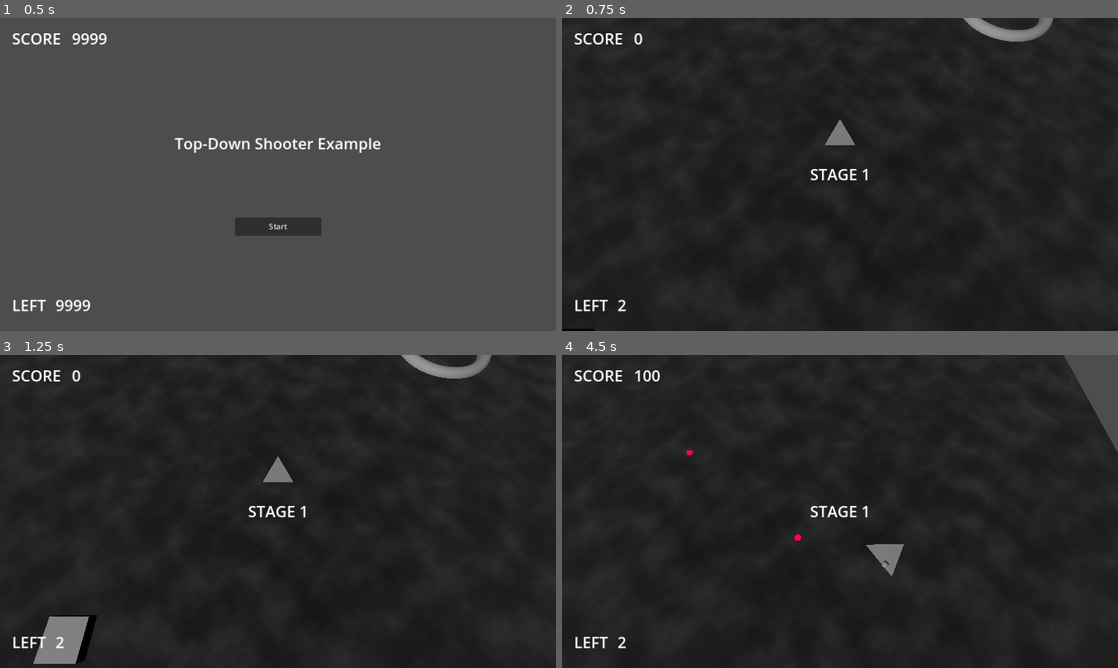
Above: before the commit, frames 1-4 (two rows, left to right).
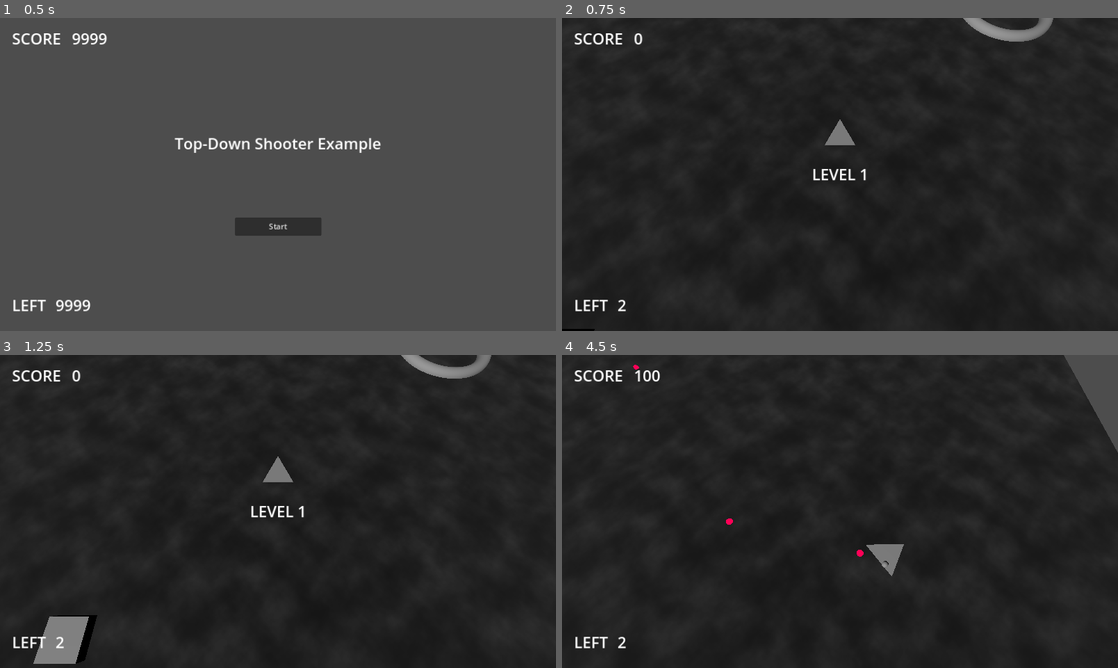
Above: after the commit, the same moments.

Repository: korinVR/TopDownShooterExample
Game: Godot game, scene res://main.tscn
Same seed, same stepped clock (60 frames per second), same inputs: the game is played once before the commit and once after it.
Inputs:
- Up to frame 1 (0.5 s): no input
- Up to frame 2 (0.75 s): click "Start" at 0.5 s
- Up to frame 3 (1.25 s): no input
- Up to frame 4 (4.5 s): hold Right (ui_right) 1.28-2.03 s; tap Space (Fire) every 0.75 s from 1.35 to 4.35 s; hold Down (ui_down) 2.03-2.78 s; hold Right (ui_right) 2.78-3.53 s; hold Up (ui_up) 3.53-4.28 s; hold Left (ui_left) from 4.28 s (still down)

Frame 1 is identical in both runs. In frame 2, 0.2% of the frame differs, in the area x 44-55%, y 48-52%; in frame 3, 0.2%; in frame 4, 0.3%, in the area x 12-55%, y 3-65%.

Commit message:
Add level 2 and refactoring

Diff:
--- a/levels/level_1.tscn
+++ b/levels/level_1.tscn
@@ -5,18 +5,18 @@
 [ext_resource type="PackedScene" uid="uid://dbajpjqyku81r" path="res://enemy_ship/enemy_ship.tscn" id="3_fkps6"]
 [ext_resource type="PackedScene" uid="uid://dghb80wur7csu" path="res://field_collision.tscn" id="4_mfnw1"]
 
-[sub_resource type="StandardMaterial3D" id="StandardMaterial3D_lfepa"]
+[sub_resource type="StandardMaterial3D" id="StandardMaterial3D_oh80m"]
 albedo_texture = ExtResource("1_4sst7")
 uv1_scale = Vector3(5, 5, 5)
 
-[sub_resource type="PlaneMesh" id="PlaneMesh_rf5vb"]
-material = SubResource("StandardMaterial3D_lfepa")
+[sub_resource type="PlaneMesh" id="PlaneMesh_2n738"]
+material = SubResource("StandardMaterial3D_oh80m")
 size = Vector2(500, 500)
 
-[node name="Level1" type="Node3D"]
+[node name="Level" type="Node3D"]
 
 [node name="MeshInstance3D" type="MeshInstance3D" parent="."]
-mesh = SubResource("PlaneMesh_rf5vb")
+mesh = SubResource("PlaneMesh_2n738")
 
 [node name="PlayerSpawnPoint" type="Marker3D" parent="."]
 
--- /dev/null
+++ b/levels/level_2.tscn
@@ -0,0 +1,35 @@
+[gd_scene load_steps=7 format=3 uid="uid://bvb3ijosg4pf8"]
+
+[ext_resource type="Texture2D" uid="uid://c433e6m3380br" path="res://background.png" id="1_nbc6e"]
+[ext_resource type="PackedScene" uid="uid://c8jg7fjdbtbdm" path="res://enemy_base/enemy_base.tscn" id="2_jv6uu"]
+[ext_resource type="PackedScene" uid="uid://dbajpjqyku81r" path="res://enemy_ship/enemy_ship.tscn" id="3_yg4q1"]
+[ext_resource type="PackedScene" uid="uid://dghb80wur7csu" path="res://field_collision.tscn" id="4_h8dek"]
+
+[sub_resource type="StandardMaterial3D" id="StandardMaterial3D_oh80m"]
+albedo_texture = ExtResource("1_nbc6e")
+uv1_scale = Vector3(5, 5, 5)
+
+[sub_resource type="PlaneMesh" id="PlaneMesh_2n738"]
+material = SubResource("StandardMaterial3D_oh80m")
+size = Vector2(500, 500)
+
+[node name="Level" type="Node3D"]
+
+[node name="MeshInstance3D" type="MeshInstance3D" parent="."]
+mesh = SubResource("PlaneMesh_2n738")
+
+[node name="PlayerSpawnPoint" type="Marker3D" parent="."]
+
+[node name="EnemyBase" parent="." instance=ExtResource("2_jv6uu")]
+transform = Transform3D(1, 0, 0, 0, 1, 0, 0, 0, 1, -120.593, 0, -98.6236)
+
+[node name="EnemyBase2" parent="." instance=ExtResource("2_jv6uu")]
+transform = Transform3D(1, 0, 0, 0, 1, 0, 0, 0, 1, 129.098, 0, 72.7224)
+
+[node name="EnemyBase3" parent="." instance=ExtResource("2_jv6uu")]
+transform = Transform3D(1, 0, 0, 0, 1, 0, 0, 0, 1, -62.8353, 0, 164.818)
+
+[node name="EnemyShip" parent="." instance=ExtResource("3_yg4q1")]
+transform = Transform3D(1, 0, 0, 0, 1, 0, 0, 0, 1, -66.3237, 0, 59.4709)
+
+[node name="FieldCollision" parent="." instance=ExtResource("4_h8dek")]
--- a/main.gd
+++ b/main.gd
@@ -1,8 +1,6 @@
 extends Node3D
 
 const TitleScene = preload("res://title/title.tscn")
-const Level = preload("res://levels/level_1.tscn")
-
 const Player = preload("res://player/player.tscn")
 const Message = preload("res://message/message.tscn")
 
@@ -17,16 +15,9 @@
 
 		GameState.reset()
 
-		for level_index in range(1, 2):
-			var stage_message := Message.instantiate()
-			stage_message.initialize("STAGE %d" % level_index)
-			add_child(stage_message)
-
-			var level := Level.instantiate()
-			add_child(level)
-			level.name = "Level"
-			level.owner = self
-			level.set_unique_name_in_owner(true)
+		for level_index in range(1, 3):
+			_load_level(level_index)
+			_show_message("LEVEL %d" % level_index)
 
 			while true:
 				if %Level/%Player == null:
@@ -35,9 +26,9 @@
 						break
 
 					var player := Player.instantiate()
-					var spwan_transform := (level.get_node("PlayerSpawnPoint") as Node3D).global_transform
+					var spwan_transform := (%Level/PlayerSpawnPoint as Node3D).global_transform
 					player.global_transform = spwan_transform
-					level.add_child(player)
+					%Level.add_child(player)
 
 				if get_tree().get_nodes_in_group("enemy").size() == 0:
 					break
@@ -45,21 +36,31 @@
 				await get_tree().process_frame
 
 			if GameState.is_gameover():
-				var message := Message.instantiate()
-				message.initialize("GAME OVER")
-				add_child(message)
-
-				await get_tree().create_timer(5).timeout
-				level.free()
+				_show_message("GAME OVER")
+				await get_tree().create_timer(3).timeout
+				%Level.free()
 				break
 
-			var message := Message.instantiate()
-			message.initialize("STAGE CLEAR")
-			add_child(message)
+			_show_message("LEVEL COMPLETE")
+			await get_tree().create_timer(3).timeout
+			%Level.free()
 
-			await get_tree().create_timer(5).timeout
-			level.free()
+		_show_message("ENDING")
+		await get_tree().create_timer(3).timeout
 
+
+func _load_level(level_index: int) -> void:
+	var level := (load("res://levels/level_%d.tscn" % level_index) as PackedScene).instantiate()
+	add_child(level)
+	level.name = "Level"
+	level.owner = self
+	level.set_unique_name_in_owner(true)
+
+
+func _show_message(text: String) -> void:
+	var message := Message.instantiate()
+	message.initialize(text)
+	add_child(message)
 
 func _input(event: InputEvent) -> void:
 	if event.is_action_pressed("Reset"):
--- a/message/message.gd
+++ b/message/message.gd
@@ -4,5 +4,5 @@
 	$Label.text = message
 
 func _ready() -> void:
-	await get_tree().create_timer(5).timeout
+	await get_tree().create_timer(3).timeout
 	queue_free()
